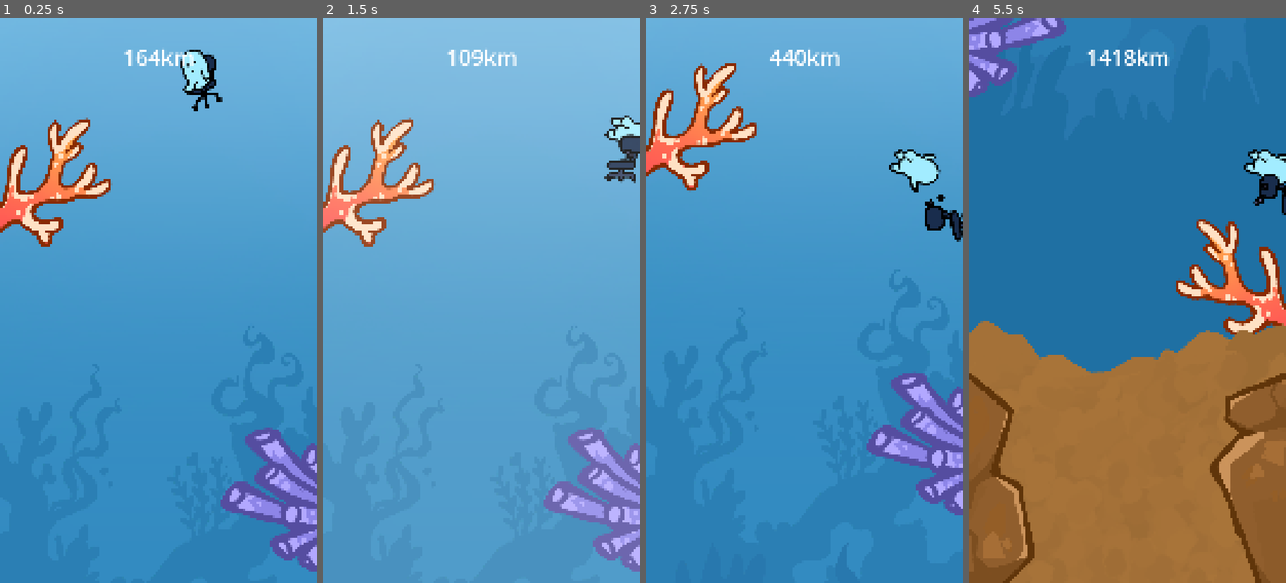
Above: before the commit, frames 1-4 (left to right).
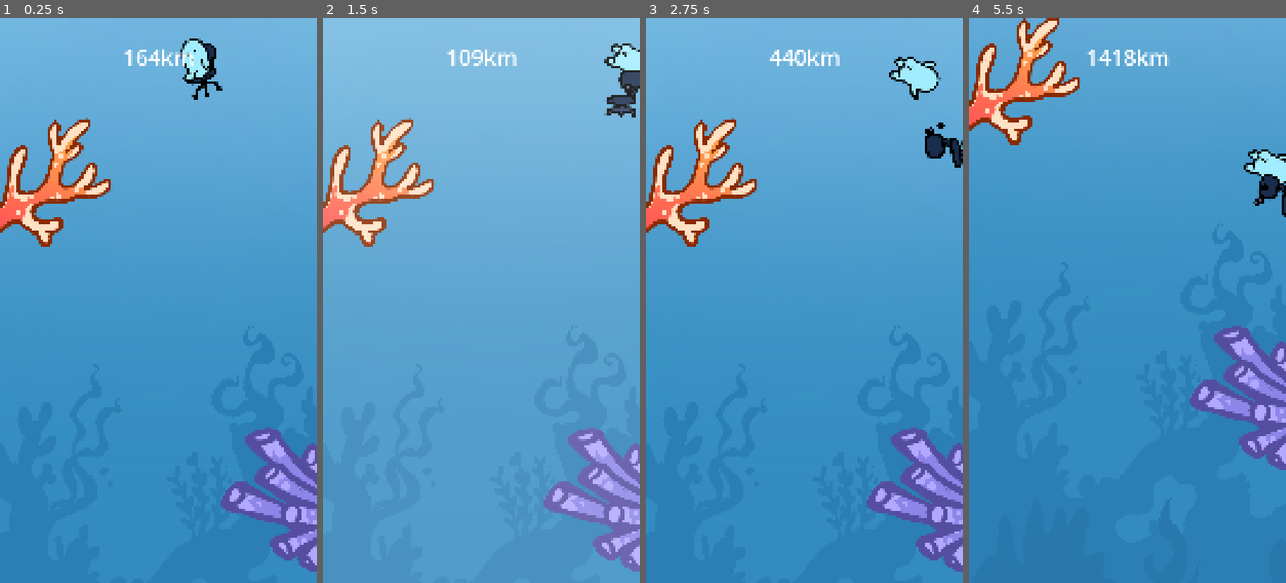
Above: after the commit, the same moments.

Repository: izzqz/to-the-core
Game: Godot game, scene res://main.tscn
Same seed, same stepped clock (60 frames per second), same inputs: the game is played once before the commit and once after it.
Inputs:
- Up to frame 1 (0.25 s): no input
- Up to frame 2 (1.5 s): tap Space (flap) at 0.77, 1.07 s
- Up to frame 3 (2.75 s): tap Space (flap) at 1.52, 1.82 s
- Up to frame 4 (5.5 s): tap Space (flap) at 3.02, 3.32, 3.77, 4.07, 4.52, 4.82 s

The runs differ from the first frame. In frame 1, 0.8% of the frame differs, in the area x 56-71%, y 3-17%; in frame 2, 1.8%; in frame 3, 14%; in frame 4, 97%, in the area x 0-100%, y 0-100%.

Commit message:
Fall speed

Diff:
--- a/scripts/player.gd
+++ b/scripts/player.gd
@@ -1,8 +1,8 @@
 extends CharacterBody2D
 
-@export var gravity: float = 2000    # Adjust based on desired fall speed
+@export var gravity: float = 500    # Adjust based on desired fall speed
 @export var move_speed: float = 200   # Horizontal movement speed
-@export var MAX_FALL_SPEED: float = 2000  # Maximum falling speed
+@export var MAX_FALL_SPEED: float = 600  # Maximum falling speed
 @export var direction_change_speed: float = 10.0  # How quickly direction changes (higher = faster)
 
 @export var MAX_CHANGE_SPEED: float = 1800 # Maximum speed after direction change
